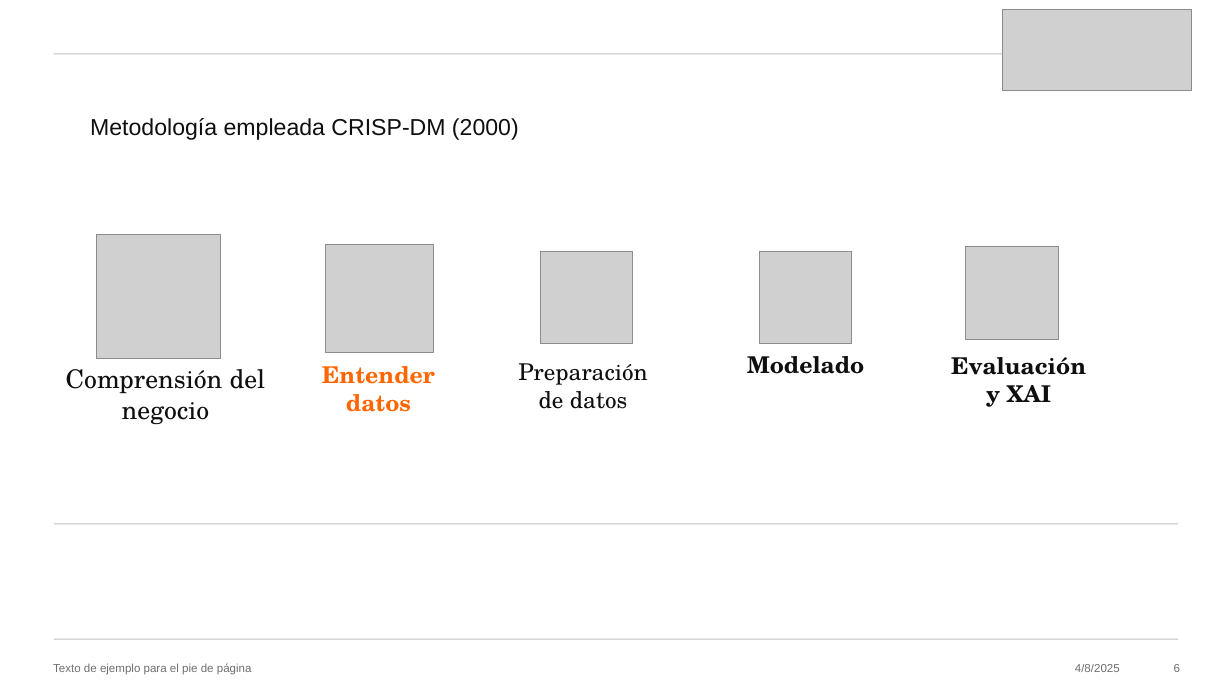
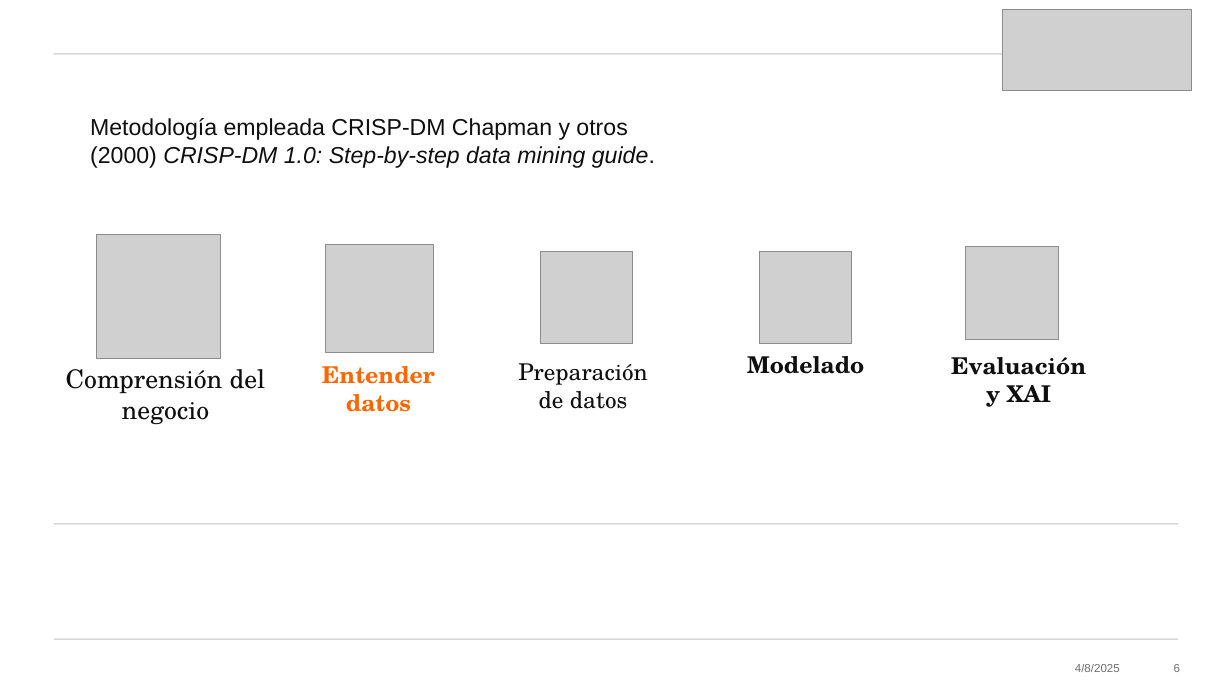
Before and after one commit to MichaeLaudrup/Artificial_Intelligence_Msc, a slide deck: slide 6 of TFM_education_ai_analytics/docs/Presentacion.pptx. Drawn at 1232x693 pixels with LibreOffice and Linux fonts; fonts in the diff are those of the drawing; grey boxes stand for pictures. Boxes give left, top, right and bottom in pixels: in the first picture for what was removed or moved away, otherwise in the second. Text is boxed around its words. In the diff, an @@ line names an element or a change of style, - is before the commit and + after.

```diff
--- a/TFM_education_ai_analytics/docs/Presentacion.pptx
+++ b/TFM_education_ai_analytics/docs/Presentacion.pptx
@@ text at <box>90,118,655,168</box>: text changed @@
-Metodología empleada CRISP-DM (2000)
+Metodología empleada CRISP-DM Chapman y otros (2000) CRISP-DM 1.0: Step-by-step data mining guide.
@@ text removed at <box>53,663,252,675</box> @@
-Texto de ejemplo para el pie de página
```
Also in this commit, not shown: 25 other slides changed, 5 other files.
